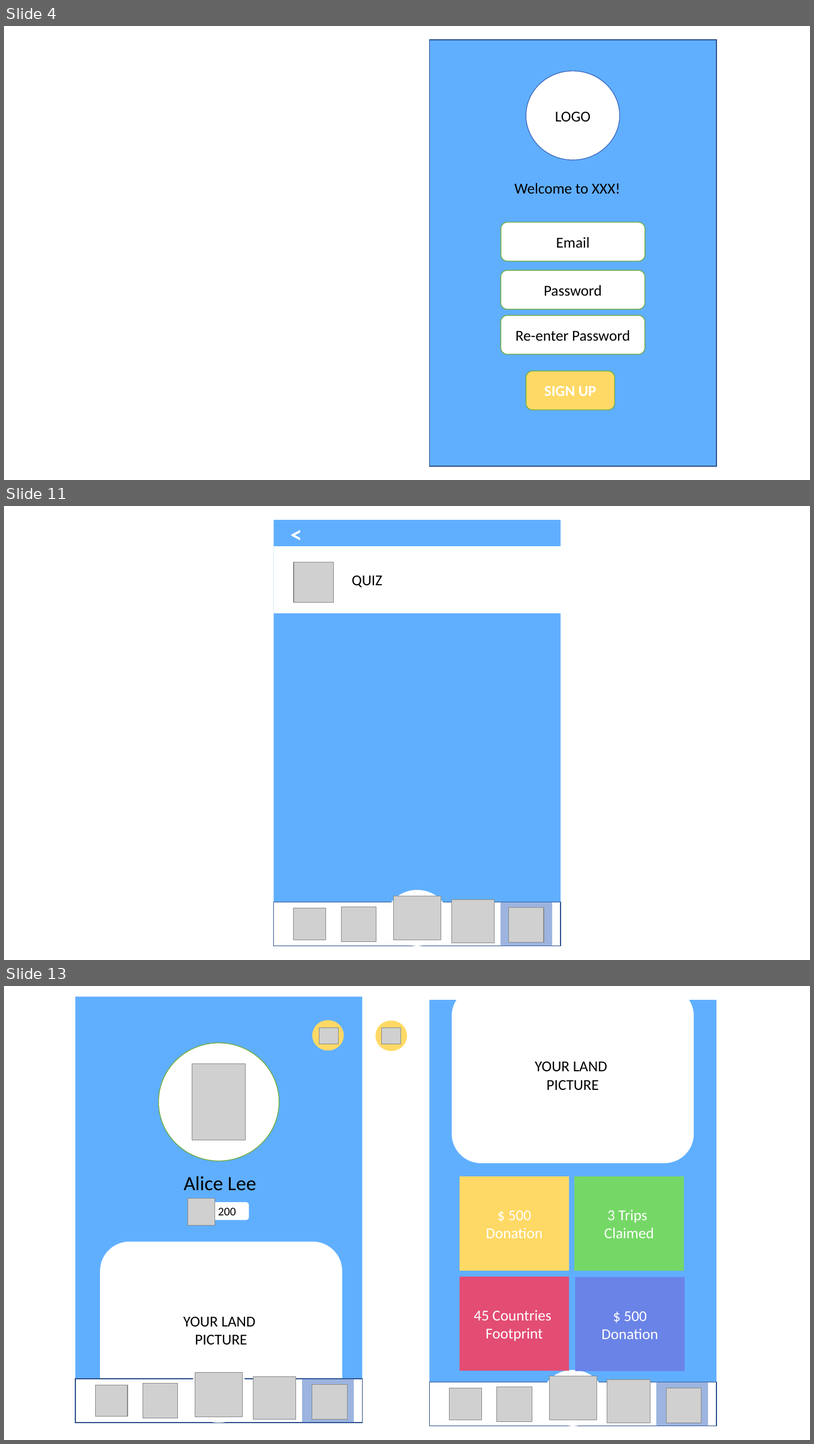
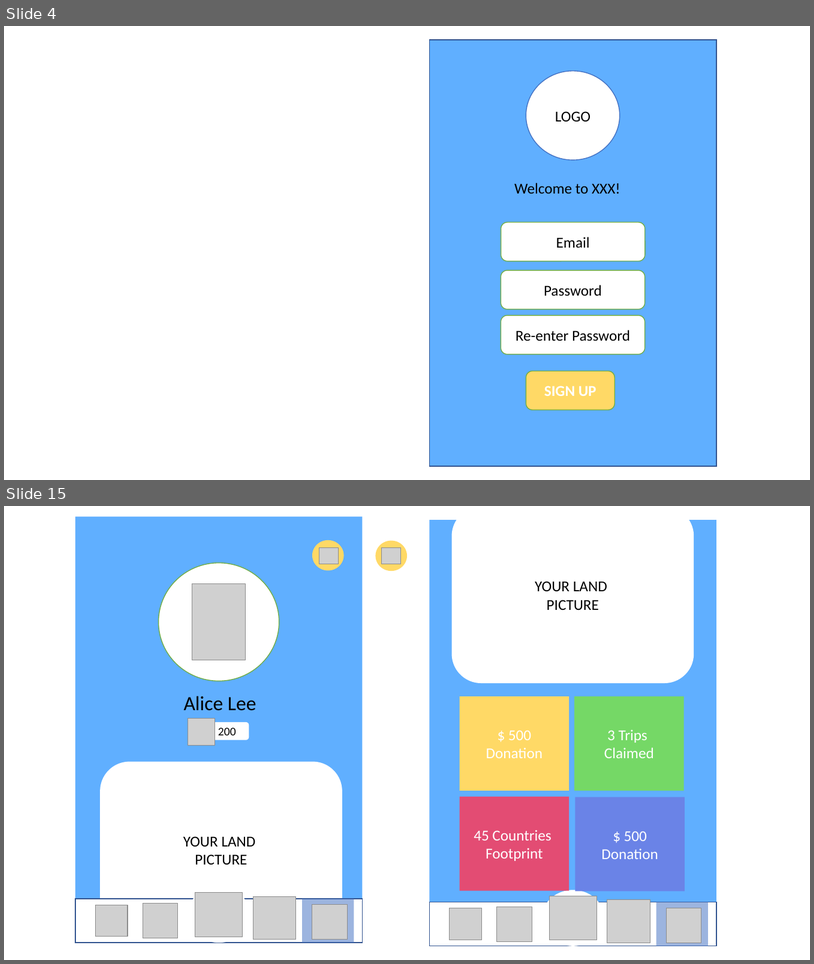
Before and after one commit to liumcse/GuageLand, a slide deck: src/common/prototype/design_fossasia.pptx. Shown one above the other, each under a label of ours: slides 4, 11 and 13 before the commit, slides 4 and 15 after it; the slides between them are not shown. The pictures are 814x1444 and 814x964 pixels, drawn with LibreOffice and Linux fonts; fonts in the diff are those of the drawing; grey boxes stand for pictures. Boxes give left, top, right and bottom in pixels: in the first picture for what was removed or moved away, otherwise in the second. Text is boxed around its words. In the diff, an @@ line names an element or a change of style, - is before the commit and + after.

```diff
--- a/src/common/prototype/design_fossasia.pptx
+++ b/src/common/prototype/design_fossasia.pptx
@@ slide 11 removed at box(4, 506, 810, 960), background #FFFFFF @@
@@ rectangle removed at box(274, 520, 561, 946) @@
@@ text removed at box(285, 516, 326, 551) @@
-<
@@ rectangle removed at box(274, 547, 565, 613) @@
@@ picture removed at box(294, 562, 333, 602) @@
@@ text removed at box(352, 575, 383, 588) @@
-QUIZ
@@ rectangle removed at box(274, 901, 561, 946) @@
@@ ellipse removed at box(386, 889, 449, 946) @@
@@ picture removed at box(393, 895, 441, 940) @@
@@ picture removed at box(452, 900, 495, 943) @@
@@ rectangle removed at box(501, 901, 552, 946) @@
@@ picture removed at box(294, 908, 326, 940) @@
@@ picture removed at box(342, 906, 377, 942) @@
@@ picture removed at box(509, 907, 544, 942) @@
@@ what was slide 13 is now slide 15 @@
```
Also in this commit, not shown: 8 slides changed, 3 slides added, 3 other files.
